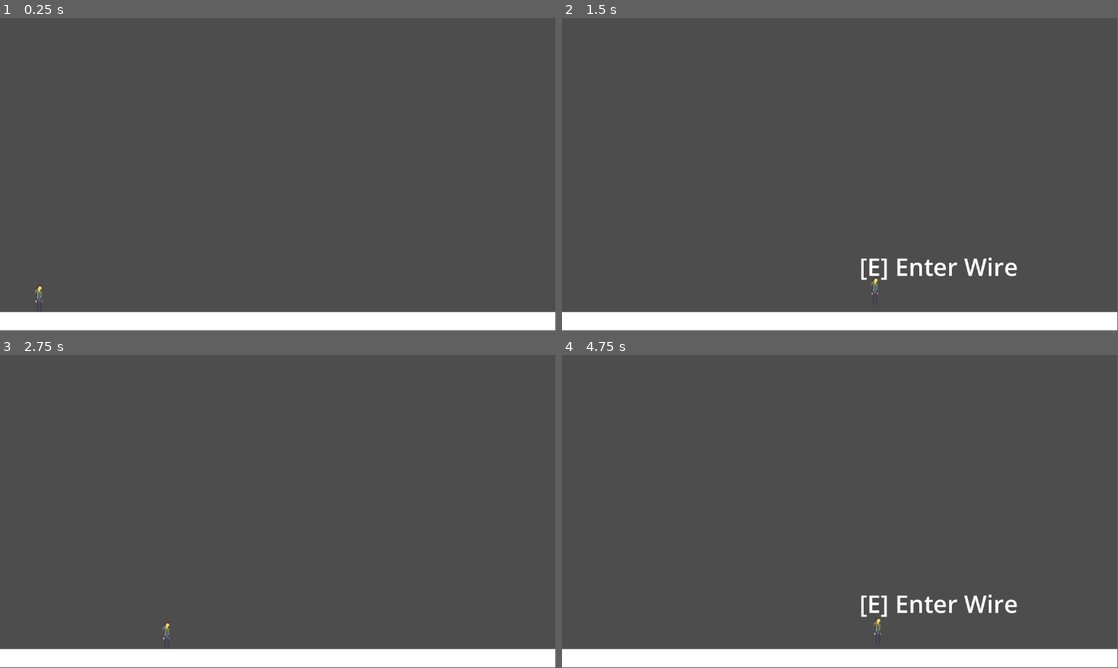
Above: before the commit, frames 1-4 (two rows, left to right).
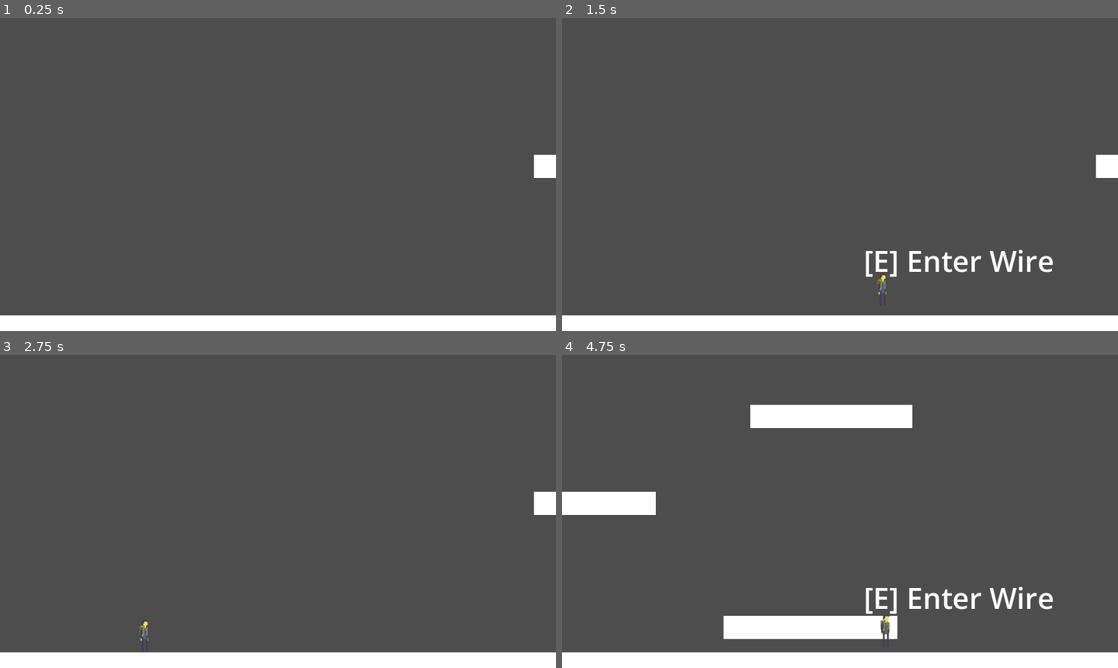
Above: after the commit, the same moments.

Repository: The-Spark-Industries/spark-energy
Game: Godot game, scene res://Master Scenes/level1.tscn
Same seed, same stepped clock (60 frames per second), same inputs: the game is played once before the commit and once after it.
Inputs:
- Up to frame 1 (0.25 s): no input
- Up to frame 2 (1.5 s): tap Enter at 0.5 s; hold Right (ui_right) from 0.53 s (still down); tap E (interact) at 0.6, 1.35 s; tap Space (jump) at 0.77 s
- Up to frame 3 (2.75 s): tap Space (jump) at 1.52 s; release Right (ui_right) at 2.03 s; hold Left (ui_left) from 2.03 s (still down); tap E (interact) at 2.1 s
- Up to frame 4 (4.75 s): release Left (ui_left) at 2.78 s; hold Right (ui_right) 2.78-4.28 s; tap E (interact) at 2.85, 3.6, 4.35 s; tap Space (jump) at 3.02, 3.77, 4.52 s; hold Left (ui_left) from 4.28 s (still down)
In our replay, the window is 799x449 before the commit and 800x450 after it. These sizes can differ from the game's own. Grey fills any space a smaller window leaves; there, only what the larger window draws over its background counts as a difference.

The runs differ from the first frame. In frame 1, 1.8% of the frame differs, in the area x 0-100%, y 0-96%; in frame 2, 3.2%; in frame 3, 1.8%; in frame 4, 8.6%.

Commit message:
Camera and movement changes

Diff:
--- a/Master Scenes/level1.tscn
+++ b/Master Scenes/level1.tscn
@@ -16,7 +16,7 @@
 size = Vector2(2000, 1)
 
 [sub_resource type="RectangleShape2D" id="RectangleShape2D_4hvuo"]
-size = Vector2(4092, 120)
+size = Vector2(4285.7153, 105)
 
 [sub_resource type="RectangleShape2D" id="RectangleShape2D_y4dr7"]
 size = Vector2(16, 56)
@@ -66,11 +66,80 @@
 physics_material_override = SubResource("PhysicsMaterial_lyd6k")
 
 [node name="MeshInstance2D" type="MeshInstance2D" parent="platform" unique_id=8104759]
-scale = Vector2(2.0440001, 120.5)
+position = Vector2(0, -9.124987)
+scale = Vector2(2.0440001, 102.25002)
 mesh = SubResource("QuadMesh_6015k")
 
 [node name="CollisionShape2D" type="CollisionShape2D" parent="platform" unique_id=483602300]
-position = Vector2(2, 0)
+position = Vector2(2, -7.5)
+shape = SubResource("RectangleShape2D_4hvuo")
+
+[node name="platform2" type="StaticBody2D" parent="." unique_id=745345215]
+position = Vector2(1850, 1250)
+
+[node name="ColorRect" type="ColorRect" parent="platform2" unique_id=1421301210]
+offset_left = -150.0
+offset_top = -20.0
+offset_right = 150.0
+offset_bottom = 20.0
+
+[node name="CollisionShape2D" type="CollisionShape2D" parent="platform2" unique_id=1207154522]
+scale = Vector2(0.07, 0.33)
+shape = SubResource("RectangleShape2D_4hvuo")
+
+[node name="platform3" type="StaticBody2D" parent="." unique_id=92259894]
+position = Vector2(1463, 1036)
+
+[node name="ColorRect" type="ColorRect" parent="platform3" unique_id=1344914548]
+offset_left = -120.0
+offset_top = -20.0
+offset_right = 120.0
+offset_bottom = 20.0
+metadata/_edit_use_anchors_ = true
+
+[node name="CollisionShape2D" type="CollisionShape2D" parent="platform3" unique_id=5874413]
+position = Vector2(-0.00012207031, 0)
+scale = Vector2(0.058, 0.33)
+shape = SubResource("RectangleShape2D_4hvuo")
+
+[node name="platform4" type="StaticBody2D" parent="." unique_id=971863778]
+position = Vector2(1886, 886)
+
+[node name="ColorRect" type="ColorRect" parent="platform4" unique_id=828980364]
+offset_left = -140.0
+offset_top = -20.0
+offset_right = 140.0
+offset_bottom = 20.0
+metadata/_edit_use_anchors_ = true
+
+[node name="CollisionShape2D" type="CollisionShape2D" parent="platform4" unique_id=1341421279]
+scale = Vector2(0.068, 0.33)
+shape = SubResource("RectangleShape2D_4hvuo")
+
+[node name="platform5" type="StaticBody2D" parent="." unique_id=134805761]
+position = Vector2(2650, 850)
+
+[node name="ColorRect" type="ColorRect" parent="platform5" unique_id=1975155509]
+offset_left = -188.0
+offset_top = -20.0
+offset_right = 188.0
+offset_bottom = 20.0
+
+[node name="CollisionShape2D" type="CollisionShape2D" parent="platform5" unique_id=2062761595]
+scale = Vector2(0.088, 0.33)
+shape = SubResource("RectangleShape2D_4hvuo")
+
+[node name="platform6" type="StaticBody2D" parent="." unique_id=1233659104]
+position = Vector2(2950, 750)
+
+[node name="ColorRect" type="ColorRect" parent="platform6" unique_id=1631438526]
+offset_left = -150.0
+offset_top = -20.0
+offset_right = 150.0
+offset_bottom = 20.0
+
+[node name="CollisionShape2D" type="CollisionShape2D" parent="platform6" unique_id=740267975]
+scale = Vector2(0.07, 0.33)
 shape = SubResource("RectangleShape2D_4hvuo")
 
 [node name="RoomCamera" type="Camera2D" parent="." unique_id=1812731569]
@@ -103,7 +172,7 @@
 texture = ExtResource("2_nuwp2")
 
 [node name="CameraPoints" type="Node2D" parent="." unique_id=672961212]
-position = Vector2(-1099, 1007)
+position = Vector2(-1099, 1050)
 
 [node name="Node2D5" type="Node2D" parent="CameraPoints" unique_id=1681594411]
 position = Vector2(4000, 0)
--- a/Scripts/Player.gd
+++ b/Scripts/Player.gd
@@ -1,11 +1,12 @@
 extends CharacterBody2D
 
 @export var SPEED := 40000.0
-@export var JUMP_VELOCITY := -160000.0
-@export var START_GRAVITY := 9000.0
+@export var JUMP_VELOCITY := -120000.0
+@export var START_GRAVITY := 6000.0
 @export var COYOTE_TIME_MS := 140 # in ms
 @export var JUMP_BUFFER_MS := 100 # in ms
 @export var JUMP_CUT_MULTIPLIER := 0.4
+@export var JUMP_ASCENT_SLOWDOWN := 0.9
 @export var AIR_HANG_MULTIPLIER := 0.95
 @export var AIR_HANG_THRESHOLD := 5.0
 @export var Y_SMOOTHING := 0.8
@@ -65,7 +66,7 @@
 
 	match state:
 		States.JUMP:
-			velocity.y = JUMP_VELOCITY * delta
+			velocity.y = JUMP_VELOCITY * JUMP_ASCENT_SLOWDOWN * delta
 			if sprite: sprite.play("jump")
 			if animPlayer:
 				animPlayer.stop()
@@ -93,7 +94,10 @@
 					last_jump_queue_msec = Time.get_ticks_msec()
 
 			# Gravity & Air Hang Peak Logic
-			velocity.y += current_gravity * delta
+			var gravity_to_apply := current_gravity
+			if velocity.y < 0.0:
+				gravity_to_apply *= JUMP_ASCENT_SLOWDOWN
+			velocity.y += gravity_to_apply * delta
 			if abs(velocity.y) < AIR_HANG_THRESHOLD:
 				current_gravity *= AIR_HANG_MULTIPLIER
 			else:
--- a/project.godot
+++ b/project.godot
@@ -18,6 +18,14 @@
 run/main_scene="uid://c812w5iknq1es"
 config/features=PackedStringArray("4.6", "GL Compatibility")
 config/icon="res://icon.svg"
+
+[display]
+
+window/size/viewport_width=960
+window/size/viewport_height=540
+window/size/mode=3
+window/stretch/mode="viewport"
+window/stretch/aspect="keep"
 
 [autoload]
 
Not shown: 1 places in Master Scenes/level1.tscn that only renumber resources
